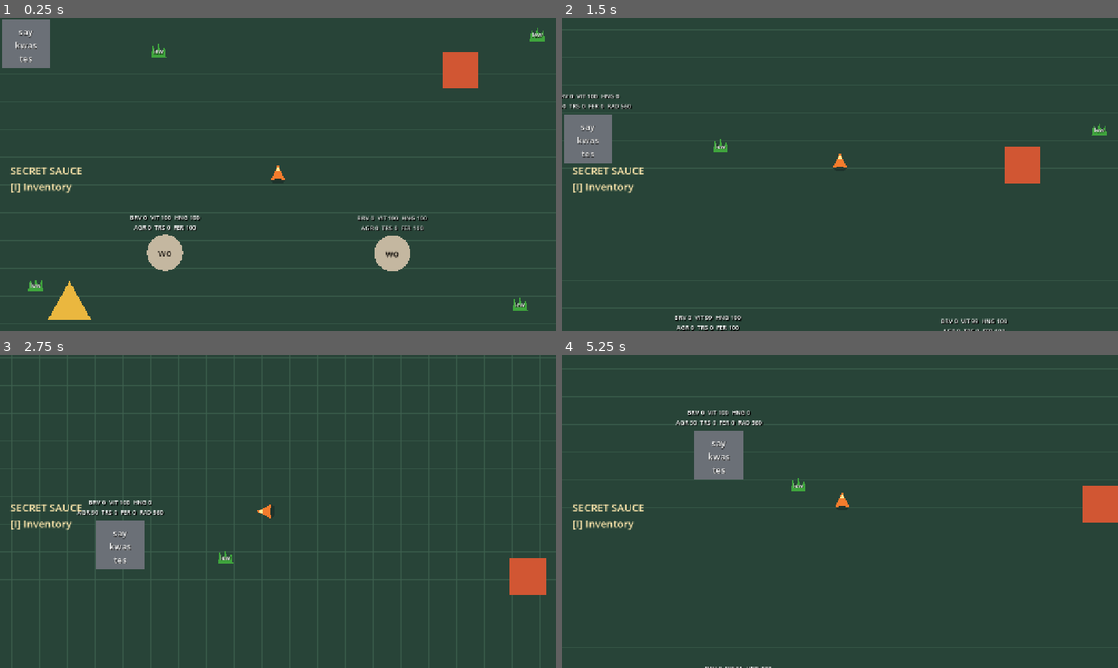
Above: before the commit, frames 1-4 (two rows, left to right).
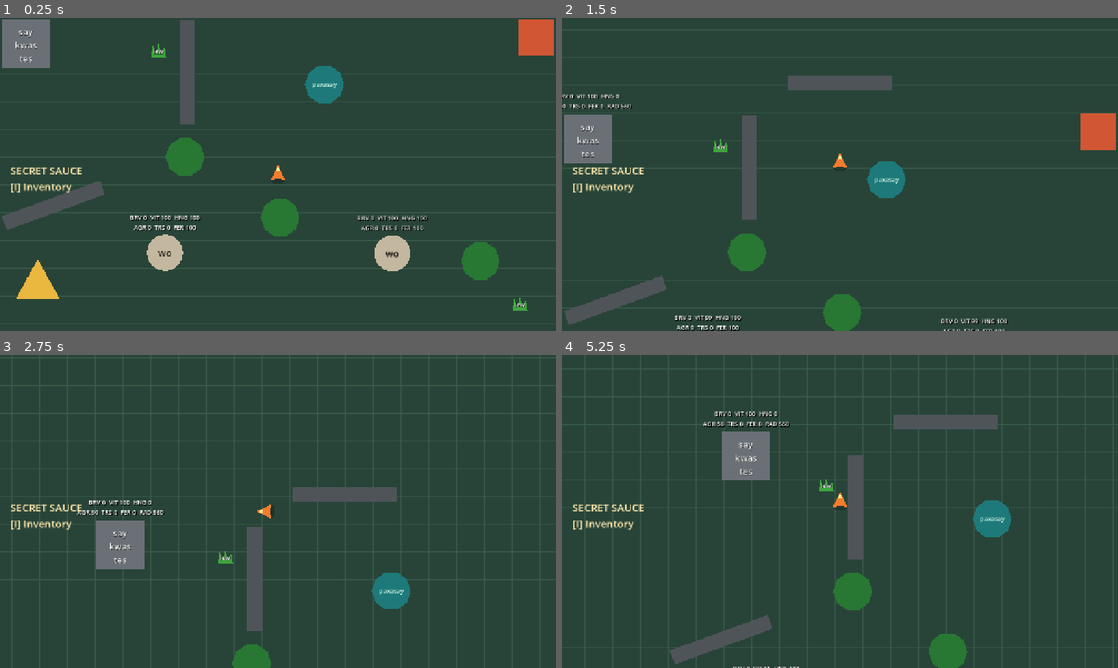
Above: after the commit, the same moments.

Repository: armikhalev/secret-sauce-godot
Game: Godot game, scene res://scenes/game.tscn
Same seed, same stepped clock (60 frames per second), same inputs: the game is played once before the commit and once after it.
Inputs:
- Up to frame 1 (0.25 s): no input
- Up to frame 2 (1.5 s): tap Enter (ui_accept) at 0.5, 0.77 s; hold W (move_up) from 0.53 s (still down)
- Up to frame 3 (2.75 s): tap Enter (ui_accept) at 1.52 s; release W (move_up) at 2.03 s; hold A (move_left) from 2.03 s (still down)
- Up to frame 4 (5.25 s): tap Enter (ui_accept) at 3.02, 3.77, 4.52 s; release A (move_left) at 3.53 s; hold S (move_down) 3.53-4.28 s; hold D (move_right) 4.28-5.03 s; hold W (move_up) from 5.03 s (still down)

The runs differ from the first frame. In frame 1, 6.8% of the frame differs, in the area x 0-100%, y 0-97%; in frame 2, 6.1%; in frame 3, 3.7%; in frame 4, 7.7%, in the area x 19-100%, y 17-100%.

Commit message:
adds:bushes,walls,hiding bush

Diff:
--- a/project.godot
+++ b/project.godot
@@ -28,29 +28,34 @@
 "deadzone": 0.5,
 "events": [Object(InputEventKey,"resource_local_to_scene":false,"resource_name":"","device":0,"window_id":0,"alt_presse …(189 unchanged characters)…
 , Object(InputEventJoypadMotion,"resource_local_to_scene":false,"resource_name":"","device":0,"axis":0,"axis_value":-1.0,"script":null)
+, Object(InputEventJoypadMotion,"resource_local_to_scene":false,"resource_name":"","device":-1,"axis":0,"axis_value":-1.0,"script":null)
 ]
 }
 move_right={
 "deadzone": 0.5,
 "events": [Object(InputEventKey,"resource_local_to_scene":false,"resource_name":"","device":0,"window_id":0,"alt_presse …(189 unchanged characters)…
 , Object(InputEventJoypadMotion,"resource_local_to_scene":false,"resource_name":"","device":0,"axis":0,"axis_value":1.0,"script":null)
+, Object(InputEventJoypadMotion,"resource_local_to_scene":false,"resource_name":"","device":-1,"axis":0,"axis_value":1.0,"script":null)
 ]
 }
 move_up={
 "deadzone": 0.5,
 "events": [Object(InputEventKey,"resource_local_to_scene":false,"resource_name":"","device":0,"window_id":0,"alt_presse …(189 unchanged characters)…
 , Object(InputEventJoypadMotion,"resource_local_to_scene":false,"resource_name":"","device":0,"axis":1,"axis_value":-1.0,"script":null)
+, Object(InputEventJoypadMotion,"resource_local_to_scene":false,"resource_name":"","device":-1,"axis":1,"axis_value":-1.0,"script":null)
 ]
 }
 move_down={
 "deadzone": 0.5,
 "events": [Object(InputEventKey,"resource_local_to_scene":false,"resource_name":"","device":0,"window_id":0,"alt_presse …(189 unchanged characters)…
 , Object(InputEventJoypadMotion,"resource_local_to_scene":false,"resource_name":"","device":0,"axis":1,"axis_value":1.0,"script":null)
+, Object(InputEventJoypadMotion,"resource_local_to_scene":false,"resource_name":"","device":-1,"axis":1,"axis_value":1.0,"script":null)
 ]
 }
 toggle_inventory={
 "deadzone": 0.5,
 "events": [Object(InputEventKey,"resource_local_to_scene":false,"resource_name":"","device":0,"window_id":0,"alt_presse …(189 unchanged characters)…
+, Object(InputEventJoypadButton,"resource_local_to_scene":false,"resource_name":"","device":-1,"button_index":3,"pressure":0.0,"pressed":true,"script":null)
 ]
 }
 
--- /dev/null
+++ b/scenes/bush.tscn
@@ -0,0 +1,14 @@
+[gd_scene load_steps=2 format=3]
+
+[sub_resource type="CircleShape2D" id="CircleShape2D_bush"]
+radius = 45.0
+
+[node name="Bush" type="StaticBody2D"]
+metadata/obstacle_type = "solid bush"
+
+[node name="Body" type="Polygon2D" parent="."]
+polygon = PackedVector2Array(45, 0, 36, 27, 14, 43, -14, 43, -36, 27, -45, 0, -36, -27, -14, -43, 14, -43, 36, -27)
+color = Color(0.16, 0.47, 0.2, 1)
+
+[node name="CollisionShape2D" type="CollisionShape2D" parent="."]
+shape = SubResource("CircleShape2D_bush")
--- a/scenes/game.tscn
+++ b/scenes/game.tscn
@@ -6,8 +6,11 @@
 [ext_resource type="PackedScene" path="res://scenes/lew.tscn" id="4_lew"]
 [ext_resource type="PackedScene" path="res://scenes/inventory_menu.tscn" id="5_inventory"]
 [ext_resource type="PackedScene" path="res://scenes/wo.tscn" id="6_wo"]
-[ext_resource type="Script" path="res://scripts/wo_population.gd" id="7_population"]
+[ext_resource type="Script" uid="uid://b27lragg41su5" path="res://scripts/wo_population.gd" id="7_population"]
 [ext_resource type="Script" uid="uid://bxwikgn16ovg3" path="res://scripts/lew_population.gd" id="8_lew_population"]
+[ext_resource type="PackedScene" path="res://scenes/wall.tscn" id="9_wall"]
+[ext_resource type="PackedScene" path="res://scenes/bush.tscn" id="10_bush"]
+[ext_resource type="PackedScene" uid="uid://c4ik58oaj415d" path="res://scenes/hiding_bush.tscn" id="11_hiding_bush"]
 
 [node name="Game" type="Node2D" unique_id=425893322]
 
@@ -34,16 +37,41 @@
 [node name="Props" type="Node2D" parent="World/Environment" unique_id=1386485336]
 
 [node name="LandmarkNorthEast" type="Polygon2D" parent="World/Environment/Props" unique_id=20968637]
-position = Vector2(420, -240)
+z_index = 1
+position = Vector2(594, -316)
 color = Color(0.82, 0.34, 0.2, 1)
 polygon = PackedVector2Array(-42, -42, 42, -42, 42, 42, -42, 42)
 
 [node name="LandmarkSouthWest" type="Polygon2D" parent="World/Environment/Props" unique_id=669095498]
-position = Vector2(-480, 300)
+z_index = 1
+position = Vector2(-553, 250)
 color = Color(0.92, 0.72, 0.25, 1)
 polygon = PackedVector2Array(0, -55, 50, 35, -50, 35)
 
 [node name="Obstacles" type="Node2D" parent="World/Environment" unique_id=1442361497]
+
+[node name="WallNorth" parent="World/Environment/Obstacles" unique_id=58193807 instance=ExtResource("9_wall")]
+position = Vector2(0, -430)
+
+[node name="WallEast" parent="World/Environment/Obstacles" unique_id=360967553 instance=ExtResource("9_wall")]
+position = Vector2(-208, -234)
+rotation = 1.5708
+
+[node name="WallSouthWest" parent="World/Environment/Obstacles" unique_id=939295948 instance=ExtResource("9_wall")]
+position = Vector2(-517, 71)
+rotation = -0.35
+
+[node name="BushNorthWest" parent="World/Environment/Obstacles" unique_id=950000787 instance=ExtResource("10_bush")]
+position = Vector2(-214, -40)
+
+[node name="BushSouth" parent="World/Environment/Obstacles" unique_id=776017690 instance=ExtResource("10_bush")]
+position = Vector2(5, 99)
+
+[node name="BushEast" parent="World/Environment/Obstacles" unique_id=425652977 instance=ExtResource("10_bush")]
+position = Vector2(466, 199)
+
+[node name="HidingBush" parent="World/Environment/Obstacles" unique_id=1393051994 instance=ExtResource("11_hiding_bush")]
+position = Vector2(107, -207)
 
 [node name="Entities" type="Node2D" parent="World" unique_id=2135979000]
 
@@ -55,7 +83,7 @@
 [node name="Wo" parent="World/Entities/NPCs" unique_id=1561409020 instance=ExtResource("6_wo")]
 position = Vector2(-260, 180)
 
-[node name="Wo2" parent="World/Entities/NPCs" instance=ExtResource("6_wo")]
+[node name="Wo2" parent="World/Entities/NPCs" unique_id=1345837895 instance=ExtResource("6_wo")]
 position = Vector2(260, 180)
 
 [node name="Player" parent="World/Entities" unique_id=873471165 instance=ExtResource("1_player")]
--- /dev/null
+++ b/scenes/hiding_bush.tscn
@@ -0,0 +1,30 @@
+[gd_scene format=3 uid="uid://c4ik58oaj415d"]
+
+[ext_resource type="Script" uid="uid://cid2uhy5g608p" path="res://scripts/hiding_bush.gd" id="1_hiding_bush"]
+
+[sub_resource type="CircleShape2D" id="CircleShape2D_concealment"]
+radius = 47.38143
+
+[node name="HidingBush" type="Area2D" unique_id=1746680998]
+collision_layer = 0
+script = ExtResource("1_hiding_bush")
+metadata/obstacle_type = "concealment bush"
+metadata/concealment_range_in_bush_widths = 5
+
+[node name="Body" type="Polygon2D" parent="." unique_id=2067130818]
+color = Color(0.12, 0.48, 0.48, 1)
+polygon = PackedVector2Array(45, 0, 36, 27, 14, 43, -14, 43, -36, 27, -45, 0, -36, -27, -14, -43, 14, -43, 36, -27)
+
+[node name="Label" type="Label" parent="." unique_id=388463142]
+offset_left = -45.0
+offset_top = -11.0
+offset_right = 45.0
+offset_bottom = 11.0
+theme_override_colors/font_color = Color(0.9, 1, 0.95, 1)
+theme_override_font_sizes/font_size = 14
+text = "paxasay"
+horizontal_alignment = 1
+vertical_alignment = 1
+
+[node name="ConcealmentArea" type="CollisionShape2D" parent="." unique_id=1117611949]
+shape = SubResource("CircleShape2D_concealment")
--- /dev/null
+++ b/scenes/wall.tscn
@@ -0,0 +1,14 @@
+[gd_scene load_steps=2 format=3]
+
+[sub_resource type="RectangleShape2D" id="RectangleShape2D_wall"]
+size = Vector2(240, 34)
+
+[node name="Wall" type="StaticBody2D"]
+metadata/obstacle_type = "wall"
+
+[node name="Body" type="Polygon2D" parent="."]
+polygon = PackedVector2Array(-120, -17, 120, -17, 120, 17, -120, 17)
+color = Color(0.31, 0.33, 0.35, 1)
+
+[node name="CollisionShape2D" type="CollisionShape2D" parent="."]
+shape = SubResource("RectangleShape2D_wall")
--- /dev/null
+++ b/scripts/hiding_bush.gd
@@ -0,0 +1,18 @@
+extends Area2D
+
+@export var concealment_radius: float = 450.0
+
+
+func _ready() -> void:
+	body_entered.connect(_on_body_entered)
+	body_exited.connect(_on_body_exited)
+
+
+func _on_body_entered(body: Node2D) -> void:
+	if body.has_method("enter_concealment"):
+		body.enter_concealment()
+
+
+func _on_body_exited(body: Node2D) -> void:
+	if body.has_method("exit_concealment"):
+		body.exit_concealment()
--- a/scripts/player.gd
+++ b/scripts/player.gd
@@ -10,6 +10,8 @@
 @export_range(0, 100) var energy: int = 100
 
 var lew_inventory: Array[LewData] = []
+var concealment_sources := 0
+var is_hidden := false
 
 
 func _ready() -> void:
@@ -74,3 +76,18 @@
 	get_tree().current_scene.add_child(lew)
 	lew.offer_to_npcs()
 	return lew
+
+
+func enter_concealment() -> void:
+	concealment_sources += 1
+	is_hidden = true
+	$Body.modulate.a = 0.45
+	$FacingMarker.modulate.a = 0.45
+
+
+func exit_concealment() -> void:
+	concealment_sources = maxi(concealment_sources - 1, 0)
+	is_hidden = concealment_sources > 0
+	if not is_hidden:
+		$Body.modulate.a = 1.0
+		$FacingMarker.modulate.a = 1.0
--- a/scripts/saykwastes.gd
+++ b/scripts/saykwastes.gd
@@ -73,6 +73,14 @@
 	var player_trust := get_trust_toward(player)
 	var player_aggression := get_aggression_toward(player)
 	trust = player_trust
+	if player.is_hidden:
+		aggression = 0
+		retreat_time_remaining = 0.0
+		attack_cooldown_remaining = 0.0
+		velocity = Vector2.ZERO
+		_update_debug_stats()
+		return false
+
 	aggression = player_aggression
 	_update_debug_stats()
 
--- /dev/null
+++ b/tests/obstacles_and_hiding_test.gd
@@ -0,0 +1,46 @@
+extends SceneTree
+
+
+func _initialize() -> void:
+	call_deferred("_run")
+
+
+func _run() -> void:
+	var game := (load("res://scenes/game.tscn") as PackedScene).instantiate()
+	root.add_child(game)
+	current_scene = game
+	await physics_frame
+	await physics_frame
+
+	var obstacles = game.get_node("World/Environment/Obstacles")
+	for obstacle_name in ["WallNorth", "WallEast", "WallSouthWest", "BushNorthWest", "BushSouth", "BushEast"]:
+		var obstacle = obstacles.get_node(obstacle_name)
+		if obstacle.get_node("CollisionShape2D").shape == null:
+			push_error("Obstacle '%s' has no collision shape." % obstacle_name)
+			quit(1)
+			return
+
+	var player = game.get_node("World/Entities/Player")
+	var saykwastes = game.get_node("World/Entities/NPCs/Saykwastes")
+	player.enter_concealment()
+	var attacked_while_hidden: bool = saykwastes._process_player_attack(0.1)
+	if attacked_while_hidden or saykwastes.aggression != 0:
+		push_error("Concealment did not suppress saykwastes aggression.")
+		quit(1)
+		return
+
+	player.exit_concealment()
+	saykwastes._process_player_attack(0.1)
+	if saykwastes.aggression != saykwastes.get_aggression_toward(player):
+		push_error("Saykwastes aggression did not return after concealment.")
+		quit(1)
+		return
+
+	var hiding_bush = obstacles.get_node("HidingBush")
+	if hiding_bush.get_meta("concealment_range_in_bush_widths") != 5:
+		push_error("Hiding bush range metadata is incorrect.")
+		quit(1)
+		return
+
+	print("Solid obstacles and hiding-bush aggression suppression verified.")
+	quit()
Not shown, added: scripts/hiding_bush.gd.uid
Not shown, added: tests/obstacles_and_hiding_test.gd.uid
